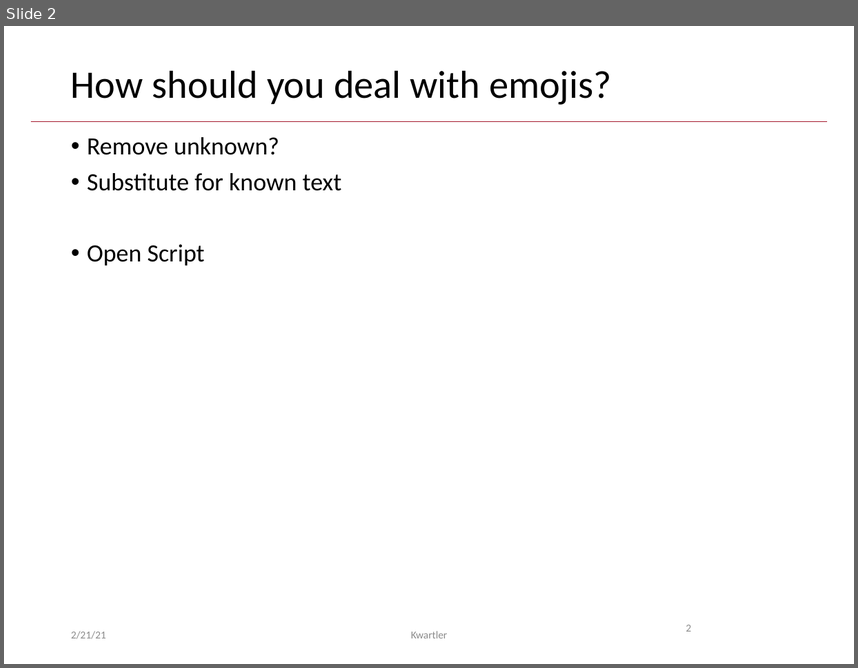
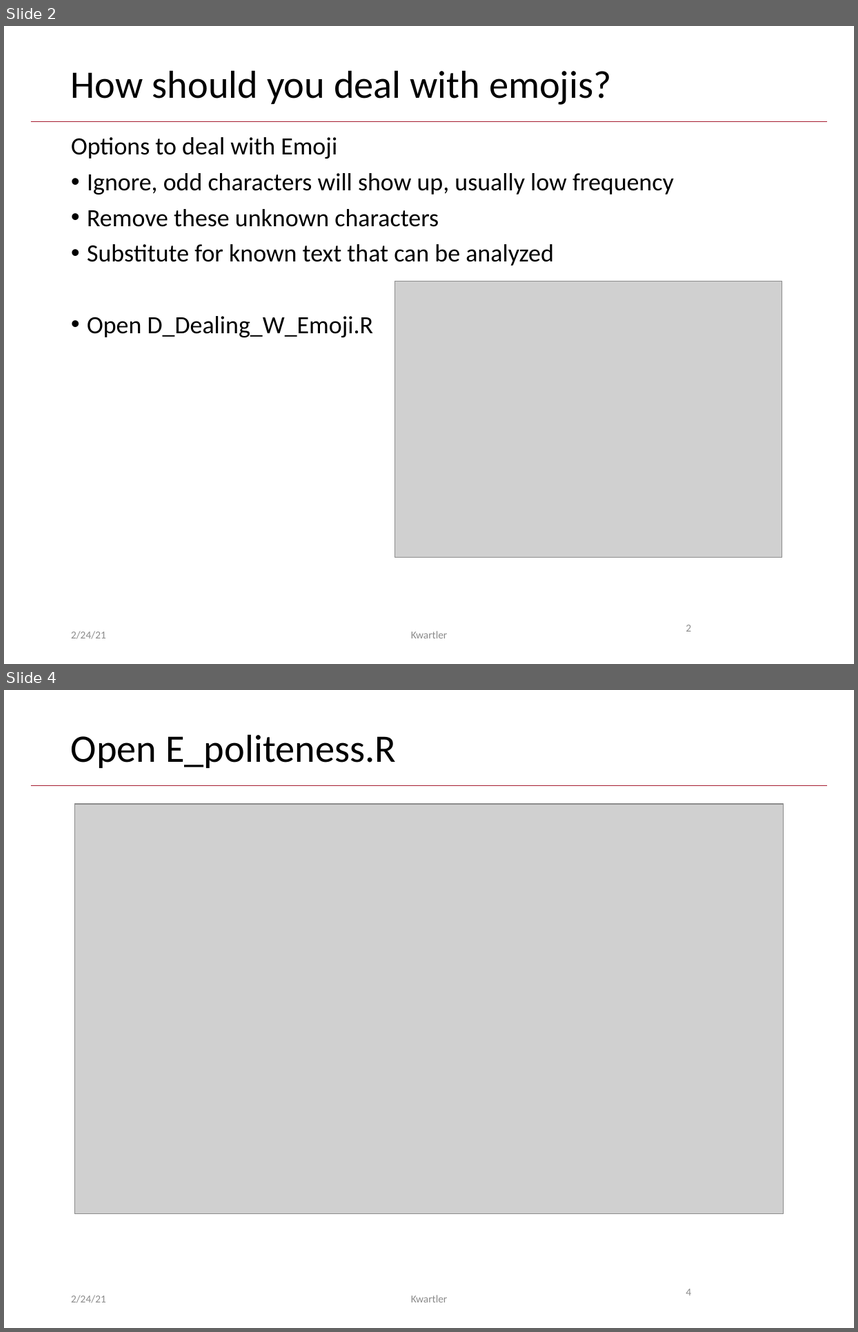
Before and after one commit to kwartler/Harvard_NLP_Student, a slide deck: lessons/E_Polarization_Sentiment/tidy sentiment.pptx. Shown one above the other, each under a label of ours: slide 2 before the commit, slides 2 and 4 after it; the slides between them are not shown. The pictures are 858x668 and 858x1332 pixels, drawn with LibreOffice and Linux fonts; fonts in the diff are those of the drawing; grey boxes stand for pictures; background and template pictures are left out. Boxes give left, top, right and bottom in pixels: in the first picture for what was removed or moved away, otherwise in the second. Text is boxed around its words. In the diff, an @@ line names an element or a change of style, - is before the commit and + after.

```diff
--- a/lessons/E_Polarization_Sentiment/tidy sentiment.pptx
+++ b/lessons/E_Polarization_Sentiment/tidy sentiment.pptx
@@ slide 4 added at bbox=[4, 690, 854, 1328], background #FFFFFF; not listed: 1 template element that a slide beside it also shows @@
@@ title added at bbox=[71, 734, 396, 768], 33 pt, text #000000 @@
+Open E_politeness.R
@@ picture added at bbox=[74, 804, 783, 1214] @@
@@ page number added at bbox=[686, 1288, 691, 1295], 9 pt, text #8C8C8C @@
+4
@@ text added at bbox=[71, 1294, 106, 1303], 9 pt, text #8C8C8C @@
+2/24/21
@@ text added at bbox=[411, 1294, 448, 1302], 9 pt, text #8C8C8C @@
+Kwartler
@@ slide 2 changed as well @@
@@ text at bbox=[71, 137, 674, 337]: text changed @@
-• Remove unknown?
-• Substitute for known text
-• Open Script
+Options to deal with Emoji
+• Ignore, odd characters will show up, usually low frequency
+• Remove these unknown characters
+• Substitute for known text that can be analyzed
+• Open D_Dealing_W_Emoji.R
@@ picture added at bbox=[395, 281, 782, 557] @@
@@ text at bbox=[71, 630, 106, 639]: text changed @@
-2/21/21
+2/24/21
```
Also in this commit, not shown: 12 other slides changed, 1 other slide added, 2 slides removed, 5 other files.
